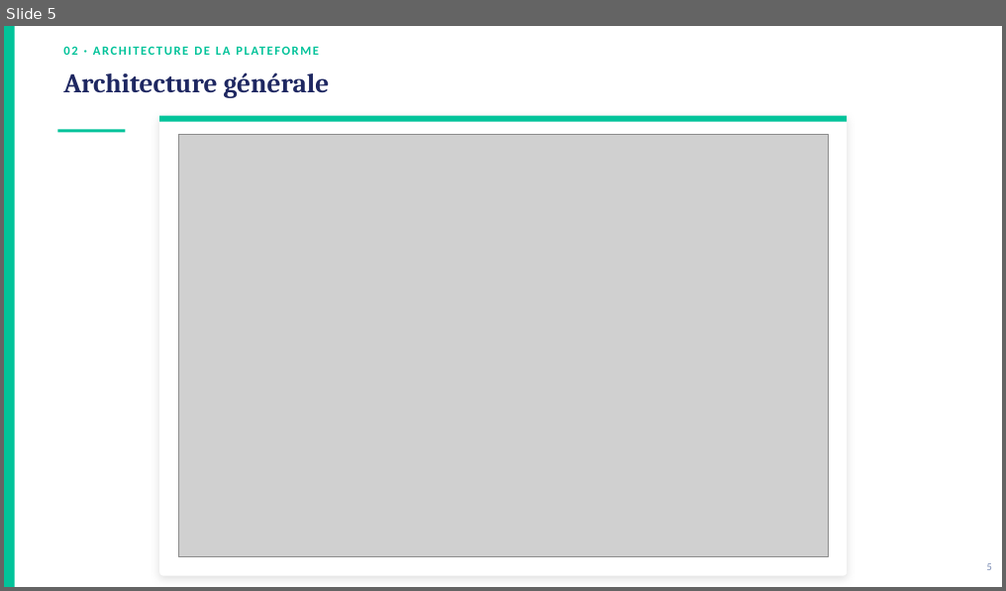
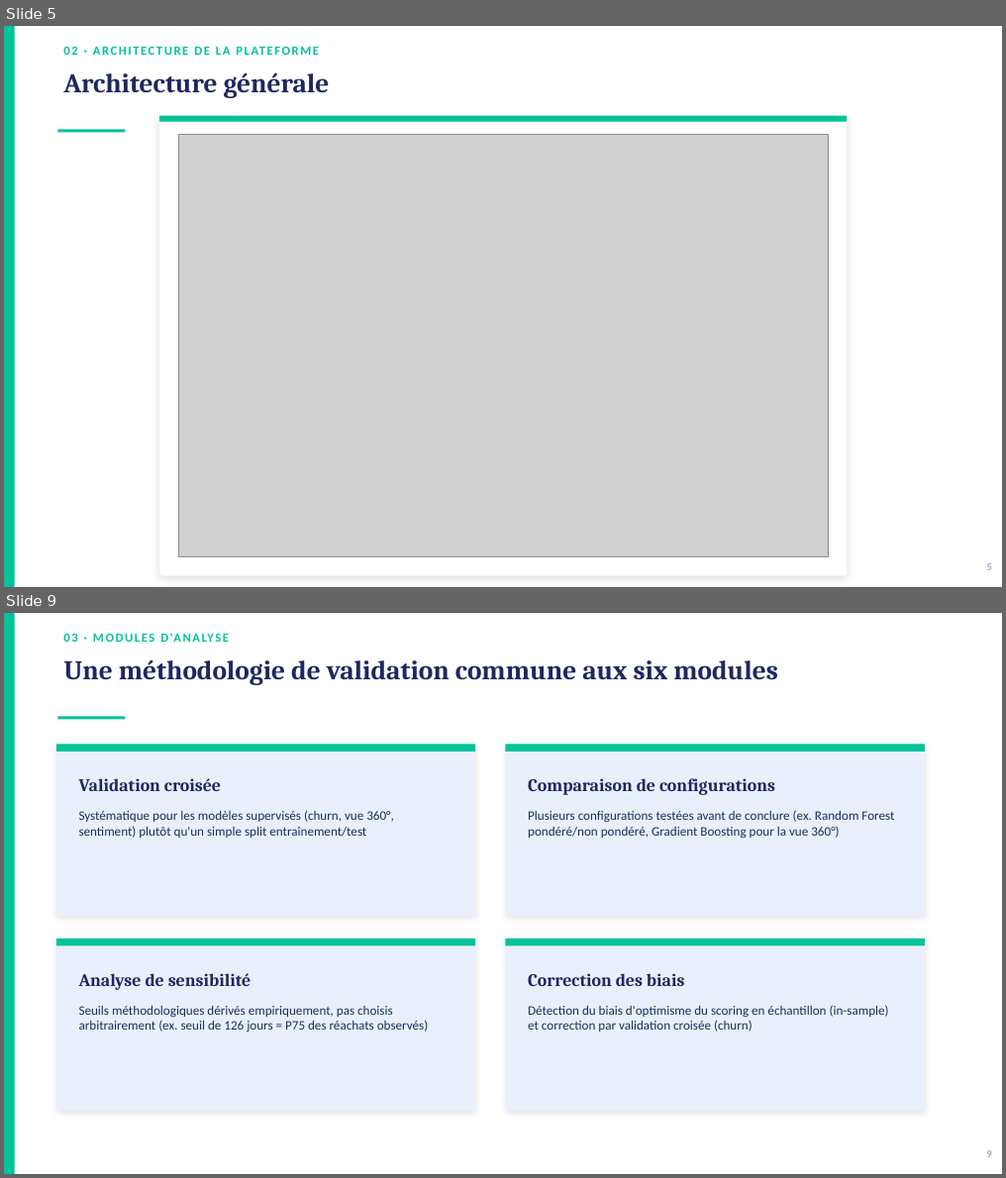
Before and after one commit to Ndomidjia/plateforme-ecommerce-kit, a slide deck: docs/Soutenance_M2_Plateforme_Ecommerce.pptx. Shown one above the other, each under a label of ours: slide 5 before the commit, slides 5 and 9 after it; the slides between them are not shown. The pictures are 1006x591 and 1006x1178 pixels, drawn with LibreOffice and Linux fonts; fonts in the diff are those of the drawing; grey boxes stand for pictures. Boxes give left, top, right and bottom in pixels: in the first picture for what was removed or moved away, otherwise in the second. Text is boxed around its words. In the diff, an @@ line names an element or a change of style, - is before the commit and + after.

```diff
--- a/docs/Soutenance_M2_Plateforme_Ecommerce.pptx
+++ b/docs/Soutenance_M2_Plateforme_Ecommerce.pptx
@@ slide 9 added at (x1=4, y1=613, x2=1002, y2=1174), background #FFFFFF; not listed: 2 template elements that a slide beside it also shows @@
@@ text added at (x1=116, y1=633, x2=124, y2=642), 12 pt, text #02C39A, bold @@
+03 · MODULES D'ANALYSE
@@ title added at (x1=63, y1=660, x2=778, y2=685), 26 pt, text #1E2761, bold @@
+Une méthodologie de validation commune aux six modules
@@ rounded rectangle added at (x1=56, y1=744, x2=475, y2=916), fill #EAF0FB @@
@@ rectangle added at (x1=56, y1=744, x2=475, y2=752), fill #02C39A @@
@@ rounded rectangle added at (x1=506, y1=744, x2=925, y2=916), fill #EAF0FB @@
@@ rectangle added at (x1=506, y1=744, x2=925, y2=752), fill #02C39A @@
@@ text added at (x1=79, y1=778, x2=221, y2=791), 17 pt, text #1E2761, bold @@
+Validation croisée
@@ text added at (x1=528, y1=778, x2=775, y2=795), 17 pt, text #1E2761, bold @@
+Comparaison de configurations
@@ text added at (x1=79, y1=810, x2=394, y2=838), 12.5 pt, text #13315C @@
+Systématique pour les modèles supervisés (churn, vue 360°, sentiment) plutôt qu'un simple split entraînement/test
@@ text added at (x1=528, y1=810, x2=894, y2=839), 12.5 pt, text #13315C @@
+Plusieurs configurations testées avant de conclure (ex. Random Forest pondéré/non pondéré, Gradient Boosting pour la vue 360°)
@@ rounded rectangle added at (x1=56, y1=939, x2=475, y2=1111), fill #EAF0FB @@
@@ rectangle added at (x1=56, y1=939, x2=475, y2=947), fill #02C39A @@
@@ rounded rectangle added at (x1=506, y1=939, x2=925, y2=1111), fill #EAF0FB @@
@@ rectangle added at (x1=506, y1=939, x2=925, y2=947), fill #02C39A @@
@@ text added at (x1=79, y1=973, x2=251, y2=990), 17 pt, text #1E2761, bold @@
+Analyse de sensibilité
@@ text added at (x1=528, y1=973, x2=684, y2=986), 17 pt, text #1E2761, bold @@
+Correction des biais
@@ text added at (x1=79, y1=1006, x2=428, y2=1033), 12.5 pt, text #13315C @@
+Seuils méthodologiques dérivés empiriquement, pas choisis arbitrairement (ex. seuil de 126 jours = P75 des réachats observés)
@@ text added at (x1=528, y1=1005, x2=889, y2=1032), 12.5 pt, text #13315C @@
+Détection du biais d'optimisme du scoring en échantillon (in-sample) et correction par validation croisée (churn)
@@ text added at (x1=987, y1=1151, x2=992, y2=1157), 10 pt, text #7C8DB5 @@
+9
```
Also in this commit, not shown: 10 slides changed, 3 other slides added.
